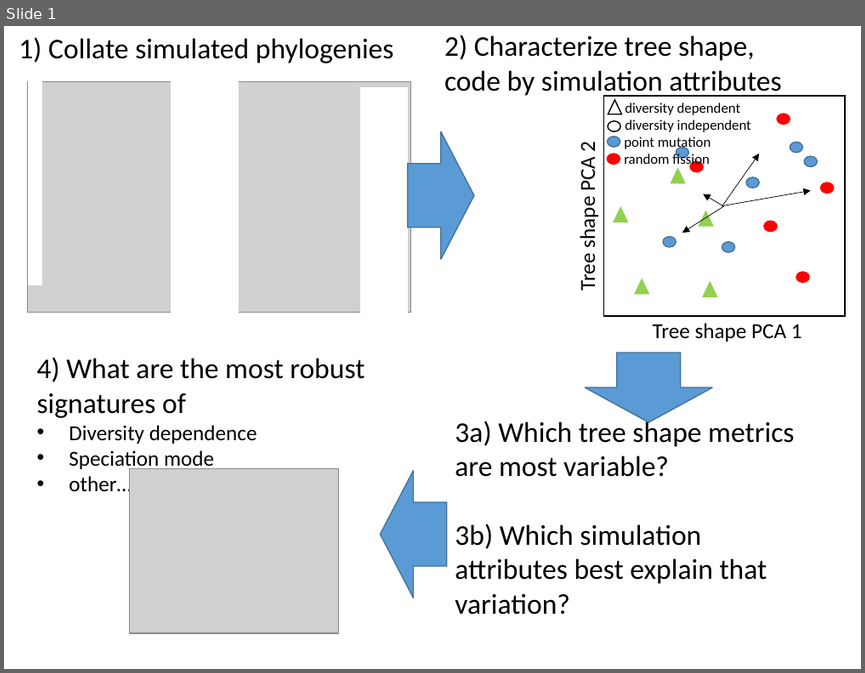
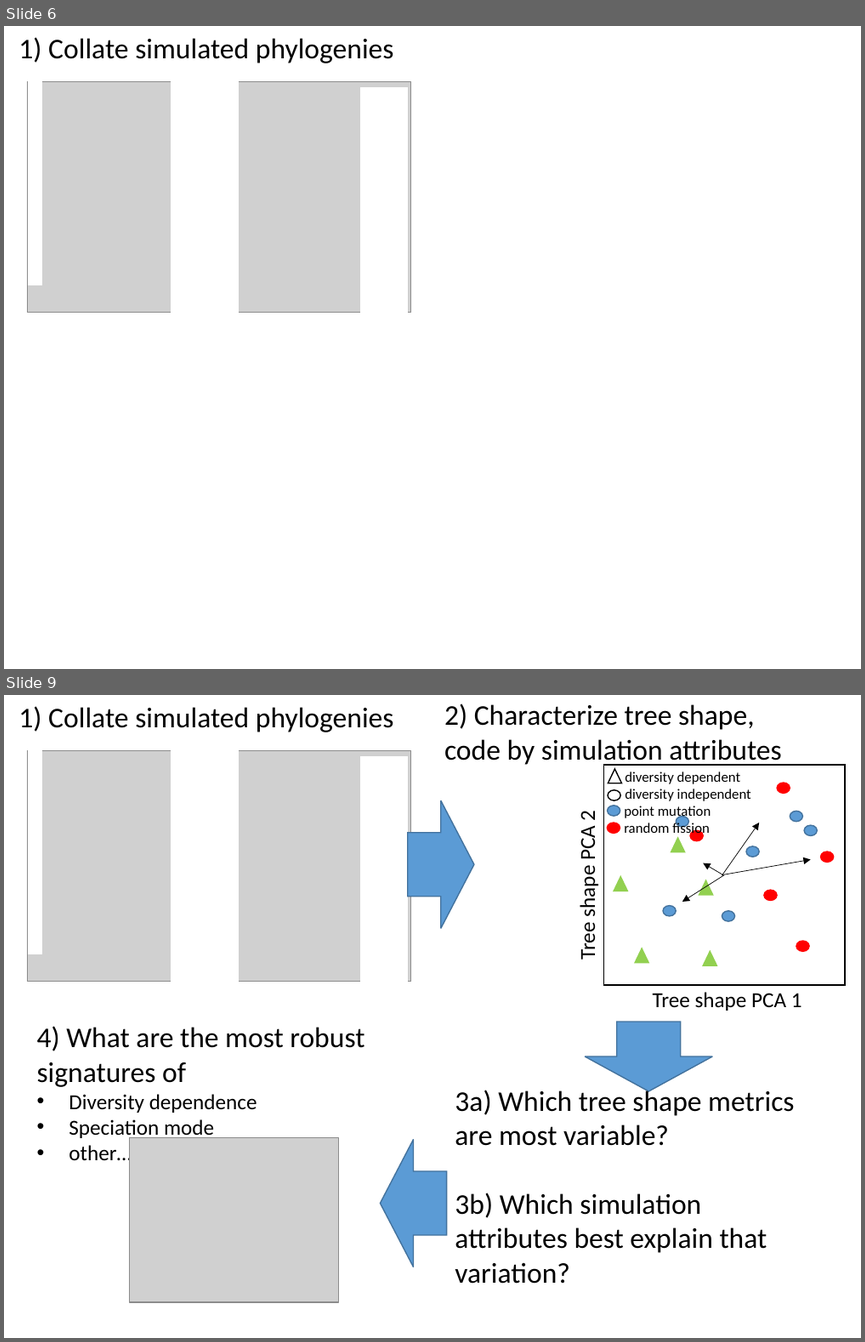
Before and after one commit to sELDIG/SimulationStudy, a slide deck: simulation_output_comparison.pptx. Shown one above the other, each under a label of ours: slide 1 before the commit, slides 6 and 9 after it; the slides between them are not shown. The pictures are 865x673 and 865x1342 pixels, drawn with LibreOffice and Linux fonts; fonts in the diff are those of the drawing; grey boxes stand for pictures. Boxes give left, top, right and bottom in pixels: in the first picture for what was removed or moved away, otherwise in the second. Text is boxed around its words. In the diff, an @@ line names an element or a change of style, - is before the commit and + after.

```diff
--- a/simulation_output_comparison.pptx
+++ b/simulation_output_comparison.pptx
@@ slide 6 added at [4,26,861,669], background #FFFFFF @@
@@ text added at [18,37,394,63], 24 pt, text #000000 @@
+1) Collate simulated phylogenies
@@ rectangle added at [29,75,41,284], fill #FFFFFF, outline #FFFFFF 1 pt @@
@@ picture added at [27,82,411,312] @@
@@ rectangle added at [171,78,238,317], fill #FFFFFF, outline #FFFFFF 1 pt @@
@@ rectangle added at [361,89,408,313], fill #FFFFFF, outline #FFFFFF 1 pt @@
@@ what was slide 1 is now slide 9 @@
```
Also in this commit, not shown: 12 other slides added.
